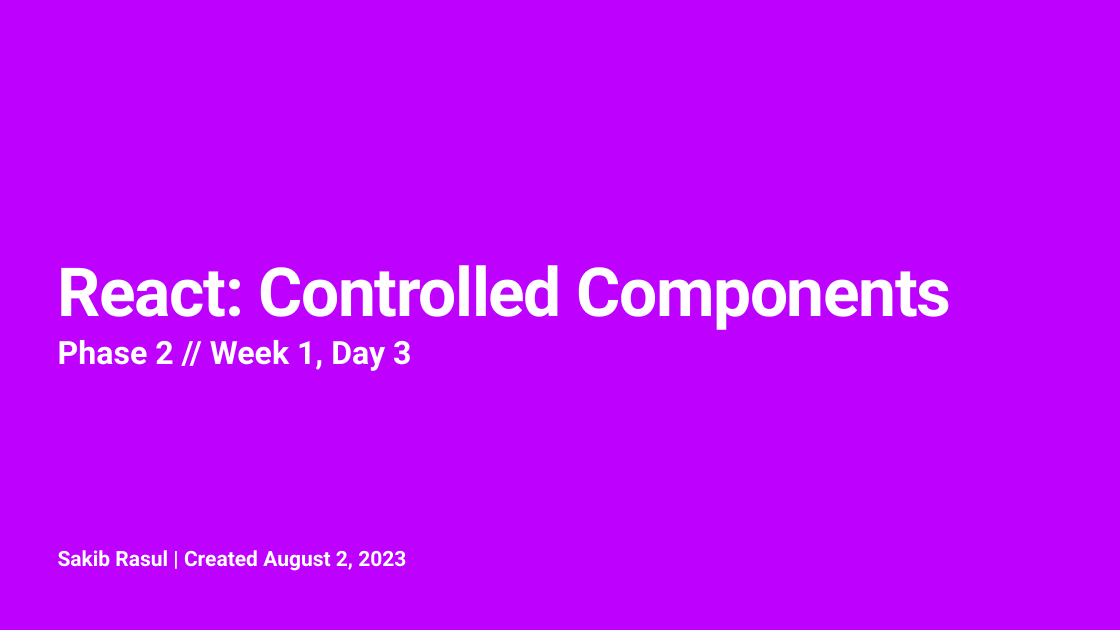
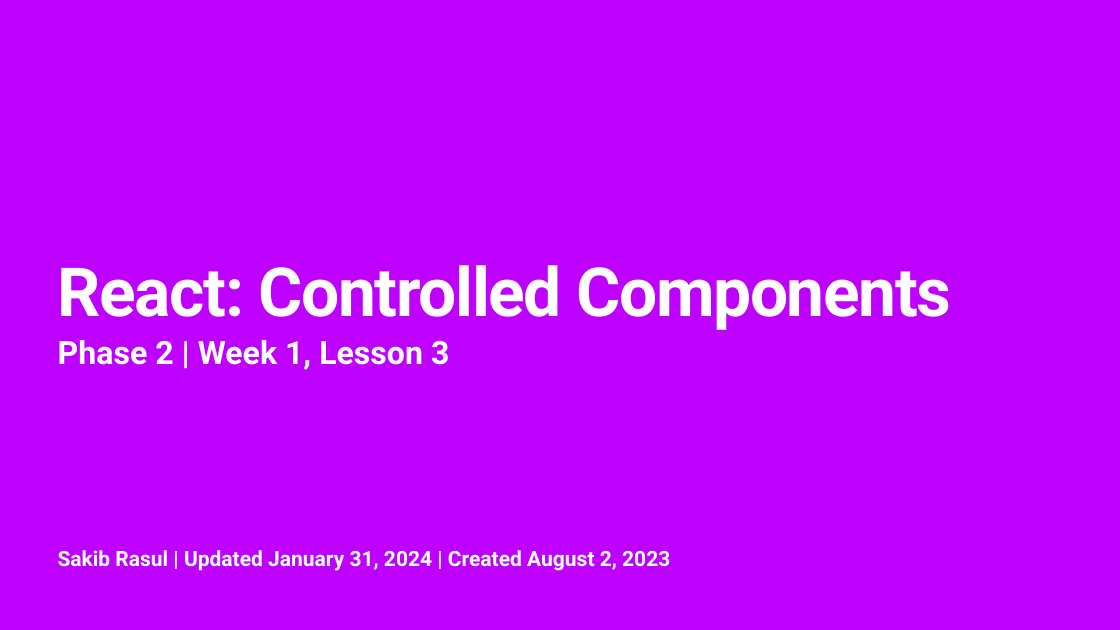
Before and after one commit to rhythms06/flatiron-school, a slide deck: slide 1 of phase-2/control/slides/control.pptx. Drawn at 1120x630 pixels with LibreOffice and Linux fonts; fonts in the diff are those of the drawing; background and template pictures are left out. Boxes give left, top, right and bottom in pixels: in the first picture for what was removed or moved away, otherwise in the second. Text is boxed around its words. In the diff, an @@ line names an element or a change of style, - is before the commit and + after.

```diff
--- a/phase-2/control/slides/control.pptx
+++ b/phase-2/control/slides/control.pptx
@@ subtitle at [58,340,449,370]: text changed @@
-Phase 2 // Week 1, Day 3
+Phase 2 | Week 1, Lesson 3
@@ text at [58,550,670,571]: text changed @@
-Sakib Rasul | Created August 2, 2023
+Sakib Rasul | Updated January 31, 2024 | Created August 2, 2023
```
Also in this commit, not shown: 3 other slides changed, 2 other files.
